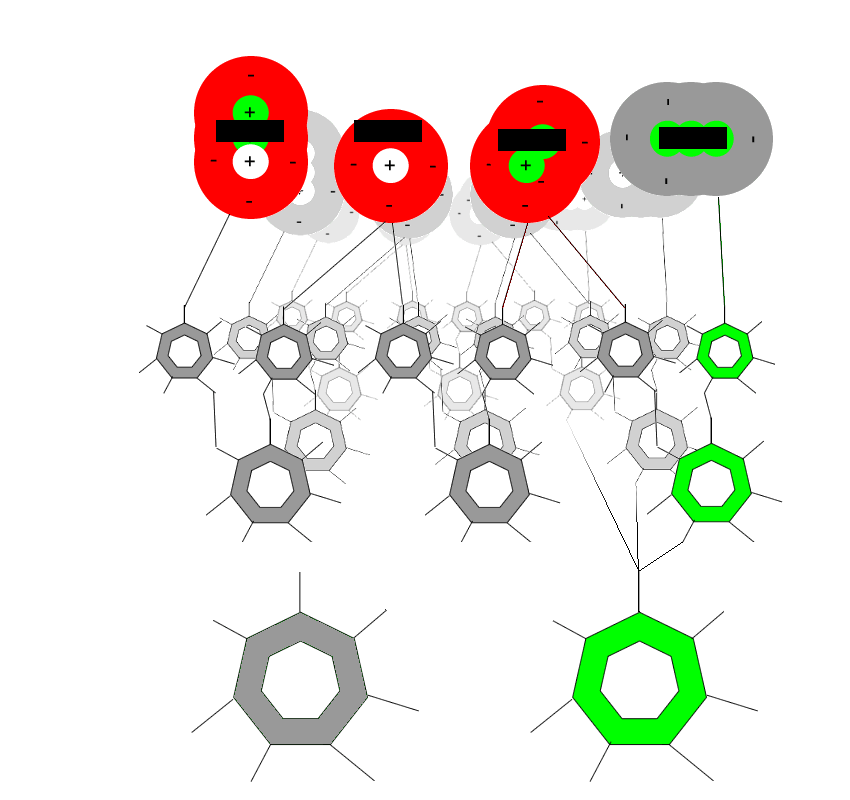
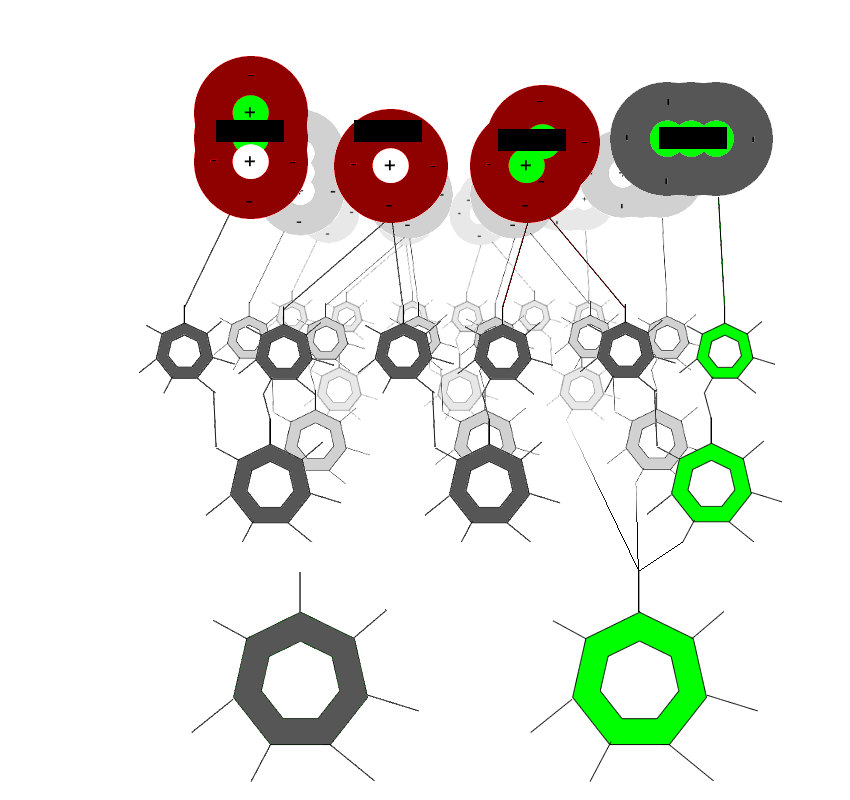
Layered file, before and after one edit (850x800). Changes by layer:
added layer "Layer #3" (44%) above "Pasted Layer #4" over left=141, top=56, right=773, bottom=780
showed "Pasted Layer #1" over left=141, top=56, right=783, bottom=780
